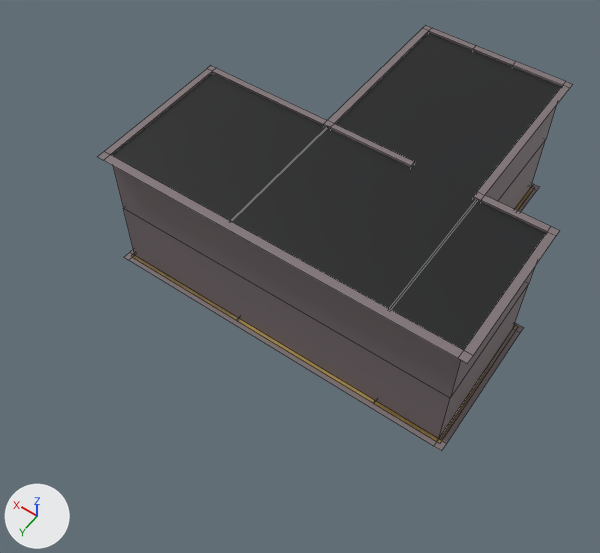
The FBX model Assets/Art/Models/WorkBuilding.fbx, before and after one commit.
Both versions are drawn from a 50 mm camera at (-26.7, 48.5, 64.0) aimed at (0.9, 9.9, 3.3). The lights are fixed; the arrows at lower left show +X, +Y and +Z. Mesh edges are drawn as thin lines. Where no turn or scale is listed for an object, it has been applied to the vertices.

Names of what the first picture shows: 'Floor', 'Roof', 'Walls'.
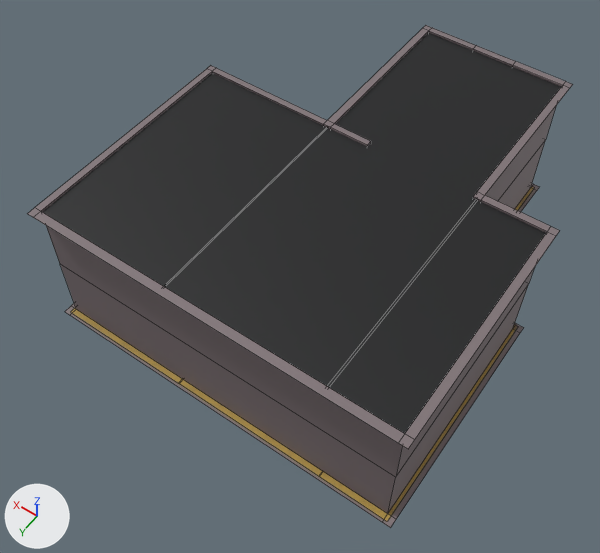
Commit message: New Work Building

The edits, one by one:
me_floor has 12 vertices, 5 faces and spans x -17.6..17.6, y -16.4..15.5, z 0.0.
me_floor is used by ob_floor; location (0.0, 0.0, 0.0).
Before the commit, vertices of me_floor: 2 (-17.6, 15.5, 0.0) at pixel (439, 443), 3 (17.6, 15.5, 0.0) at pixel (130, 256), 5 (-11.0, 15.5, 0.0) at pixel (373, 403), 7 (4.2, 15.5, 0.0) at pixel (236, 320), 8 (-10.9, 15.5, 0.0) at pixel (373, 403).
Before the commit, vertices of me_floor: 11 (4.1, 15.5, 0.0) at pixel (237, 321).
Part 1, on me_floor:
Vertices 2, 3, 5, 7, 8, 11 of me_floor move by (0.0, 8.3, 0.0).
me_roof has 12 vertices, 5 faces and spans x -17.6..17.6, y -16.7..15.5, z 13.5.
me_roof is used by ob_roof; location (0.0, 0.0, 0.0).
Before the commit, vertices of me_roof: 2 (17.6, 15.5, 13.5), 3 (-17.6, 15.5, 13.5), 5 (-11.1, 15.5, 13.5), 6 (-10.9, 15.5, 13.5), 8 (4.2, 15.5, 13.5).
Before the commit, vertices of me_roof: 11 (4.1, 15.5, 13.5).
Part 2, on me_roof:
Vertices 2, 3, 5, 6, 8, 11 of me_roof move by (0.0, 8.2, 0.0).
me_walls has 94 vertices, 71 faces and spans x -18.0..18.0, y -16.9..16.0, z 0.0..13.7.
me_walls is used by ob_walls; location (0.0, 0.0, 0.0).
Before the commit, vertices of me_walls: 36 (-4.6, 0.6, 13.7) at pixel (414, 161), 37 (-4.6, 0.6, 0.0), 38 (-4.6, 1.2, 0.0), 39 (-4.6, 1.2, 13.7) at pixel (410, 165), 82 (-4.6, 0.6, 6.8).
Before the commit, vertices of me_walls: 83 (-4.6, 1.2, 6.8).
me_walls part 3: all 18 vertices in x -18.0..18.0, y 15.2..16.0, z 0.0..13.7 are moved by (0.0, 8.1, 0.0).
Part 4, on me_walls:
Vertices 36 to 39, 82, 83 of me_walls move by (4.4, 0.0, 0.0).

What differs and where, as boxes [x1, y1, x2, y2] in the pictures (600 x 553 px; the box of a moved part takes in the faces that stretch with it):
'Roof', reshaped (15% wider, 26% taller)
    before: [112, 33, 561, 350]
    after: [43, 33, 561, 434]
'Walls', reshaped (15% wider, 18% taller)
    before: [98, 25, 573, 451]
    after: [27, 25, 573, 528]
'Floor', reshaped (15% wider, 30% taller)
    before: [131, 187, 533, 444]
    after: [71, 186, 534, 521]
part 3 of me_walls, moved or reshaped
    before: [98, 149, 517, 451]
    after: [27, 149, 517, 528]
part 4 of me_walls, moved or reshaped
    before: [330, 124, 415, 167]
    after: [330, 124, 371, 146]
